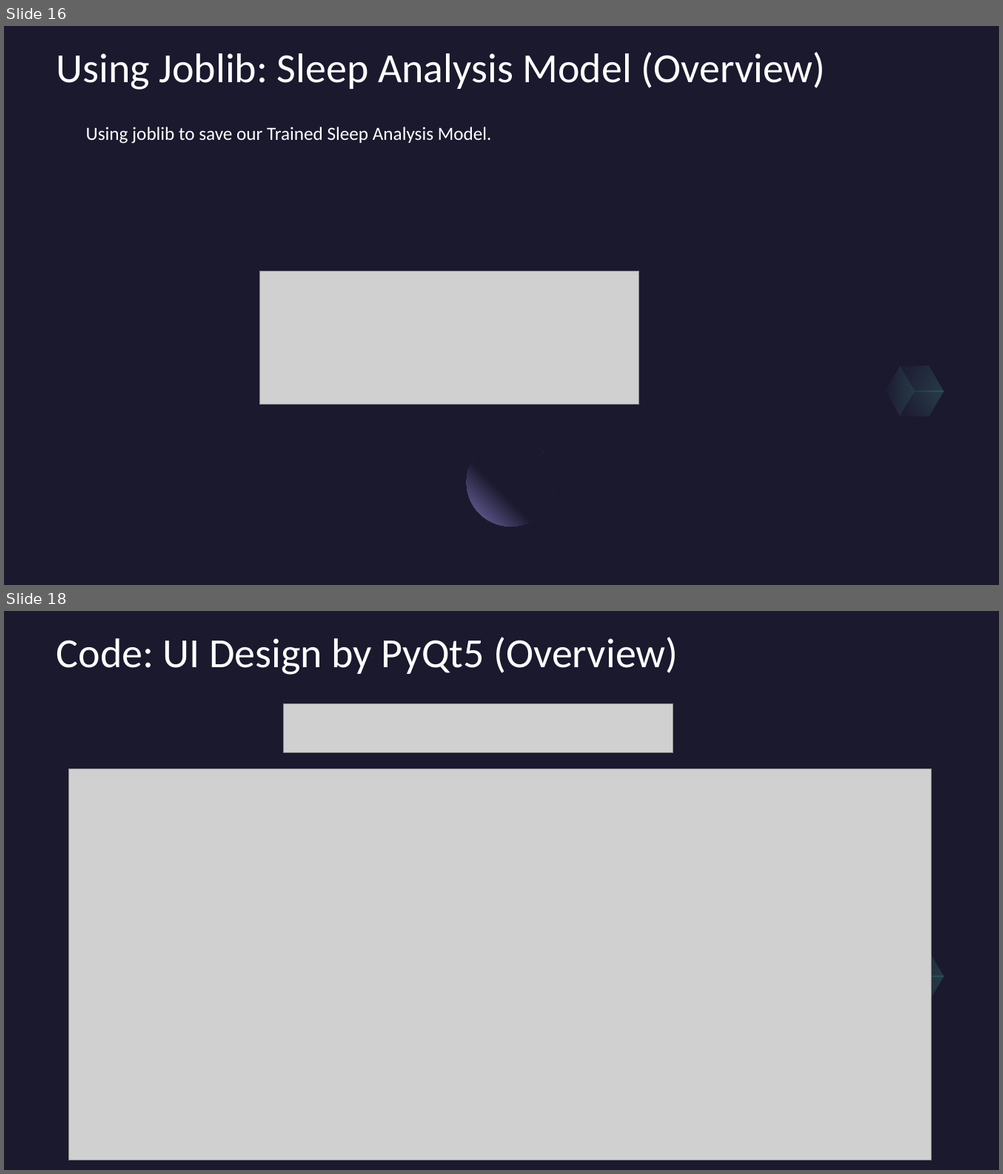
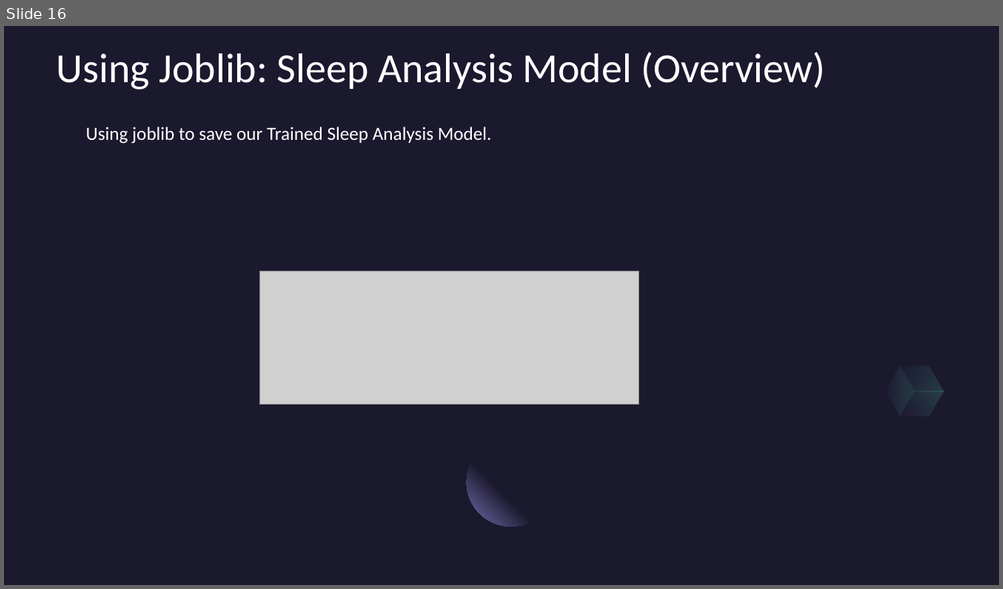
Before and after one commit to Generic-alias/Mini-Project-group-8, a slide deck: Project Files/Presentations/Group_8Implementation_new.pptx. Shown one above the other, each under a label of ours: slides 16 and 18 before the commit, slide 16 after it; the slides between them are not shown. The pictures are 1003x1174 and 1003x589 pixels, drawn with LibreOffice and Linux fonts; fonts in the diff are those of the drawing; grey boxes stand for pictures. Boxes give left, top, right and bottom in pixels: in the first picture for what was removed or moved away, otherwise in the second. Text is boxed around its words. In the diff, an @@ line names an element or a change of style, - is before the commit and + after.

```diff
--- a/Project Files/Presentations/Group_8Implementation_new.pptx
+++ b/Project Files/Presentations/Group_8Implementation_new.pptx
@@ slide 18 removed at <box>4,611,999,1170</box>, background #1B192E; not listed: 2 template elements that a slide beside it also shows @@
@@ title removed at <box>57,637,677,675</box> @@
-Code: UI Design by PyQt5 (Overview)
@@ picture removed at <box>284,704,673,754</box> @@
@@ picture removed at <box>69,769,930,1160</box> @@
```
Also in this commit, not shown: 6 slides changed, 5 other slides removed, 2 other files.
